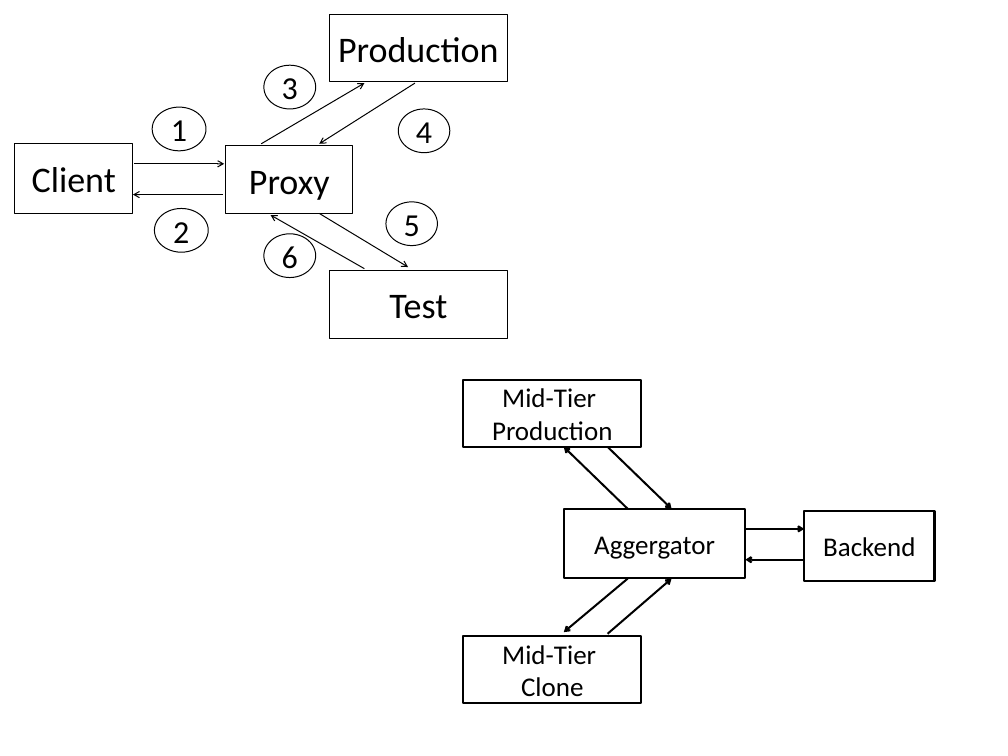
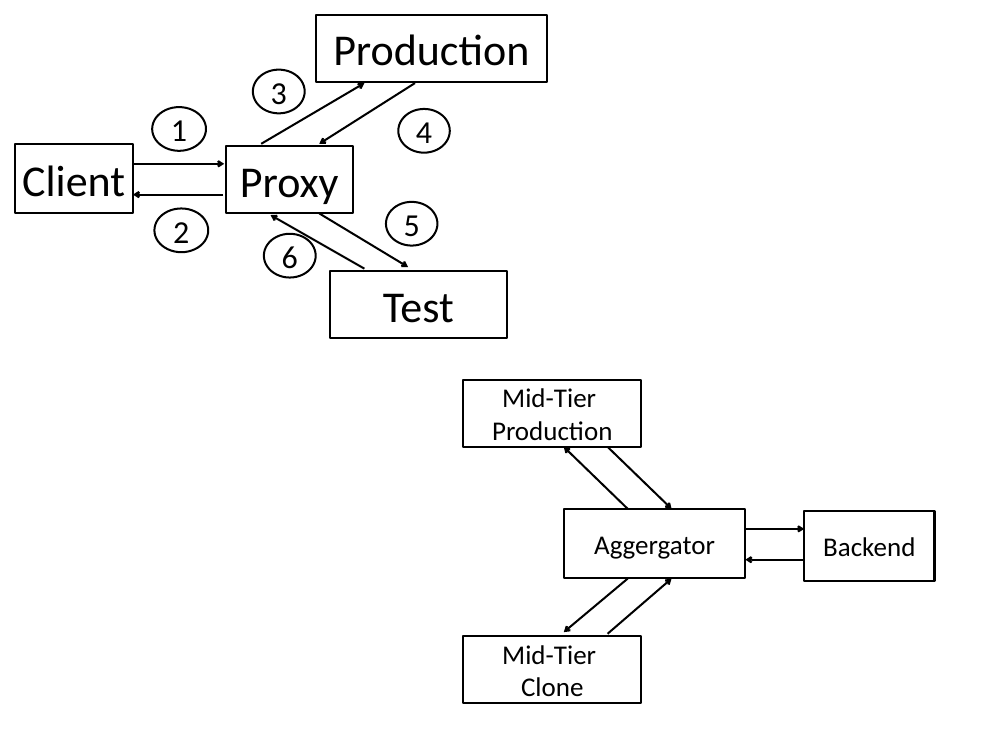
Before and after one commit to nipunarora/parikshan_code, a slide deck: slide 13 of paper/figs/images.pptx. Drawn at 1008x756 pixels with LibreOffice and Linux fonts; fonts in the diff are those of the drawing. Boxes give left, top, right and bottom in pixels: in the first picture for what was removed or moved away, otherwise in the second. Text is boxed around its words. In the diff, an @@ line names an element or a change of style, - is before the commit and + after.

```diff
--- a/paper/figs/images.pptx
+++ b/paper/figs/images.pptx
@@ size 36 to 44 pt; outline #000000 1 pt to #000000 2 pt in 4 elements at bbox=[14, 144, 132, 214], bbox=[226, 146, 353, 214], bbox=[330, 271, 508, 338], bbox=[315, 14, 547, 81] @@
@@ rectangle "Production": place and size @@
-rectangle "Production" at bbox=[330, 14, 508, 81]
+rectangle "Production" at bbox=[315, 14, 547, 81]
@@ outline #000000 1 pt to #000000 2 pt in 6 elements at bbox=[398, 109, 450, 153], bbox=[152, 107, 206, 151], bbox=[154, 209, 208, 253], bbox=[386, 202, 438, 246], bbox=[264, 234, 315, 278], bbox=[253, 70, 305, 114] @@
@@ ellipse "3": place and size @@
-ellipse "3" at bbox=[264, 66, 315, 109]
+ellipse "3" at bbox=[253, 70, 305, 114]
@@ arrow (261, 144) - (364, 83): stroke #000000 1 pt to #000000 2 pt @@
@@ arrow (415, 83) - (319, 144): stroke #000000 1 pt to #000000 2 pt @@
@@ arrow (134, 164) - (224, 164): stroke #000000 1 pt to #000000 2 pt @@
@@ arrow (223, 194) - (133, 194): stroke #000000 1 pt to #000000 2 pt @@
@@ arrow (364, 269) - (271, 215): stroke #000000 1 pt to #000000 2 pt @@
@@ arrow (319, 213) - (408, 267): stroke #000000 1 pt to #000000 2 pt @@
```
Also in this commit, not shown: 1 other slide changed, 20 other files.
